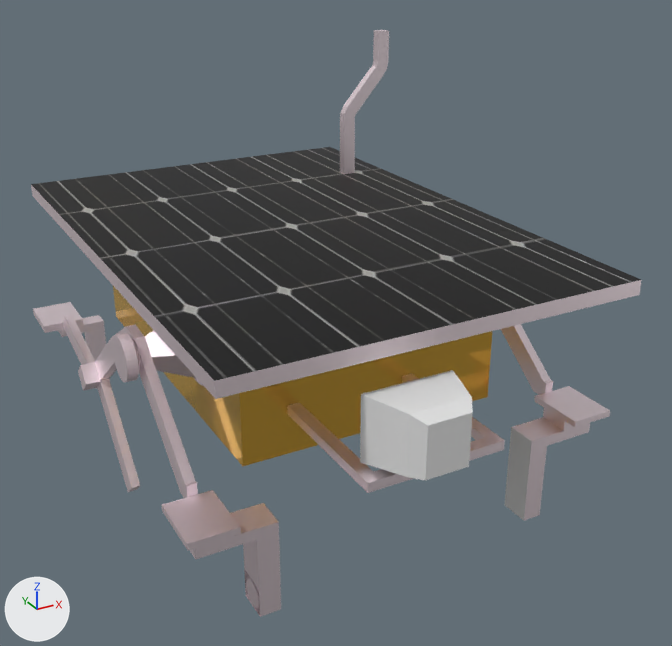
One commit to the Blender file game/assets/models/Sojourner.blend: the scene before it, then after it.
The view is the same before and after, from a camera (50 mm lens) standing at (-1.49, -2.91, 1.5) and looking at (0.07, -0.07, 0.08). Arrows for +X, +Y and +Z are at lower left; the lights stay in place. The older version comes first.

Objects in the first picture: 'Body', 'Body.003', 'Body.005', '立方体'.
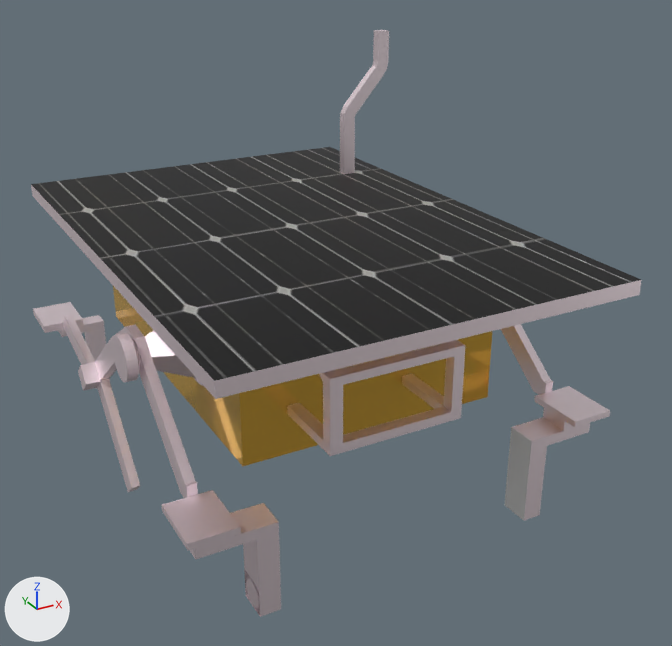
Where the change shows, as pixel boxes [x1, y1, x2, y2] in the pictures (672 x 646 px):
'Body', reshaped: before [113, 30, 505, 493]; after [113, 30, 492, 466]
'Body.005', deleted: before [360, 370, 473, 480]
part 1 of me_cube, reshaped: before [287, 374, 505, 493]; after [287, 340, 465, 456]

Patch to the scene script:
```diff
--- a/game/assets/models/Sojourner.blend.py
+++ b/game/assets/models/Sojourner.blend.py
@@ me_cube @@
 # used by ob_body; location = (0.0, 0.0, 0.001)
-me_cube.from_pydata(...)  # 368 vertices, 276 faces; spans x -0.52..0.77, y -0.99..0.95, z -0.16..1.03
+me_cube.from_pydata(...)  # 404 vertices, 314 faces; spans x -0.52..0.77, y -0.77..0.95, z -0.16..1.03
+# me_cube part 1
+# 2 faces are deleted
+# 18 vertices in x -0.33..0.15, y -0.99, z -0.01..0.03 move by (0.0, 0.22, 0.0)
+# 14 vertices in x -0.33..0.15, y -0.95, z -0.01..0.03 move by (0.0, 0.23, 0.0)
+# 12 vertices are added at x -0.33..0.15, y -0.77..-0.72, z 0.23..0.26
+# 8 new vertices lie (0.0, 0.0, 0.2) away from vertices in x -0.33..0.15, y -0.99..-0.95, z 0.03
+# 8 new vertices lie (0.0, 0.17, 0.1) away from vertices in x -0.33..0.15, y -0.72, z 0.23..0.26
+# 8 new vertices lie (0.0, 0.08, 0.0) away from vertices in x -0.33..0.15, y -0.55, z 0.33..0.36
+# 40 new faces join them, mat_金属 (white #fff0f6)
 me_cube.materials.append(mat_金属)
@@ ob_body_005 @@
-ob_body_005 = bpy.data.objects.new('Body.005', me_cube_007)
-ob_body_005.location = (0.0, 0.0, 0.001)
```
